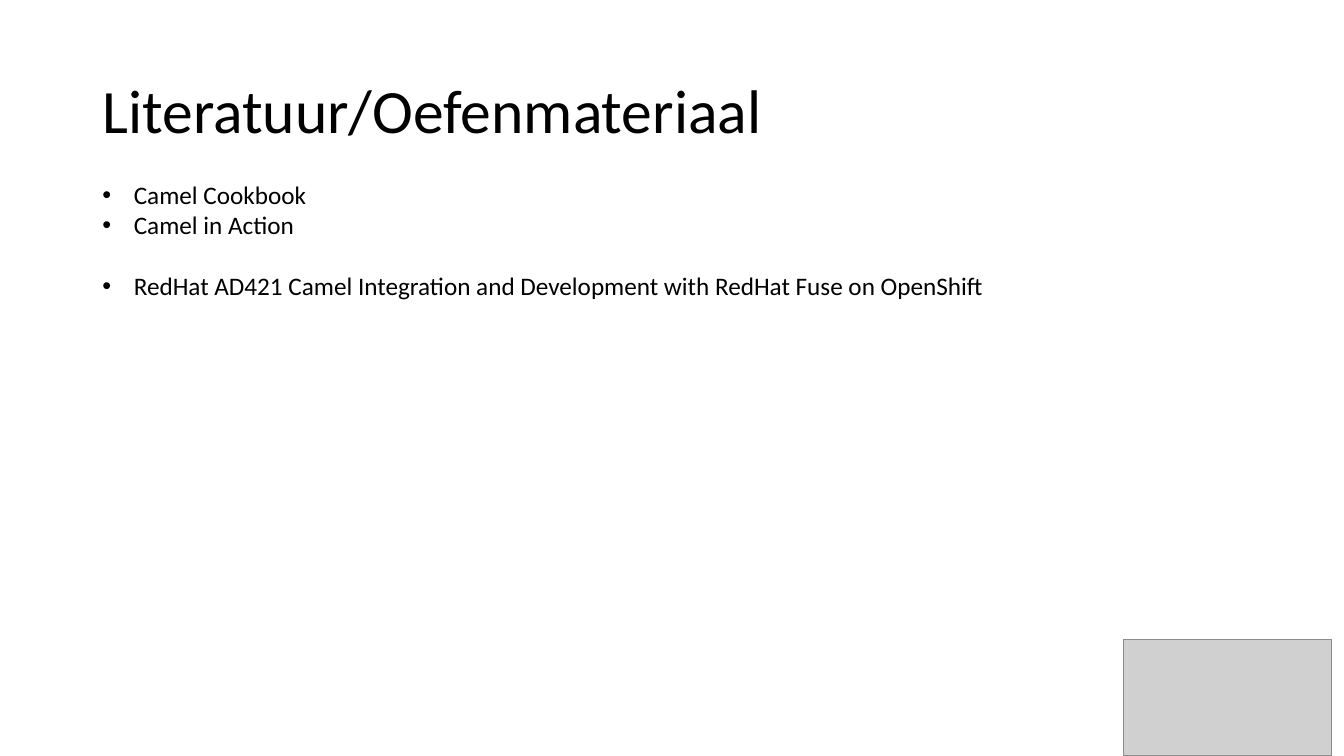
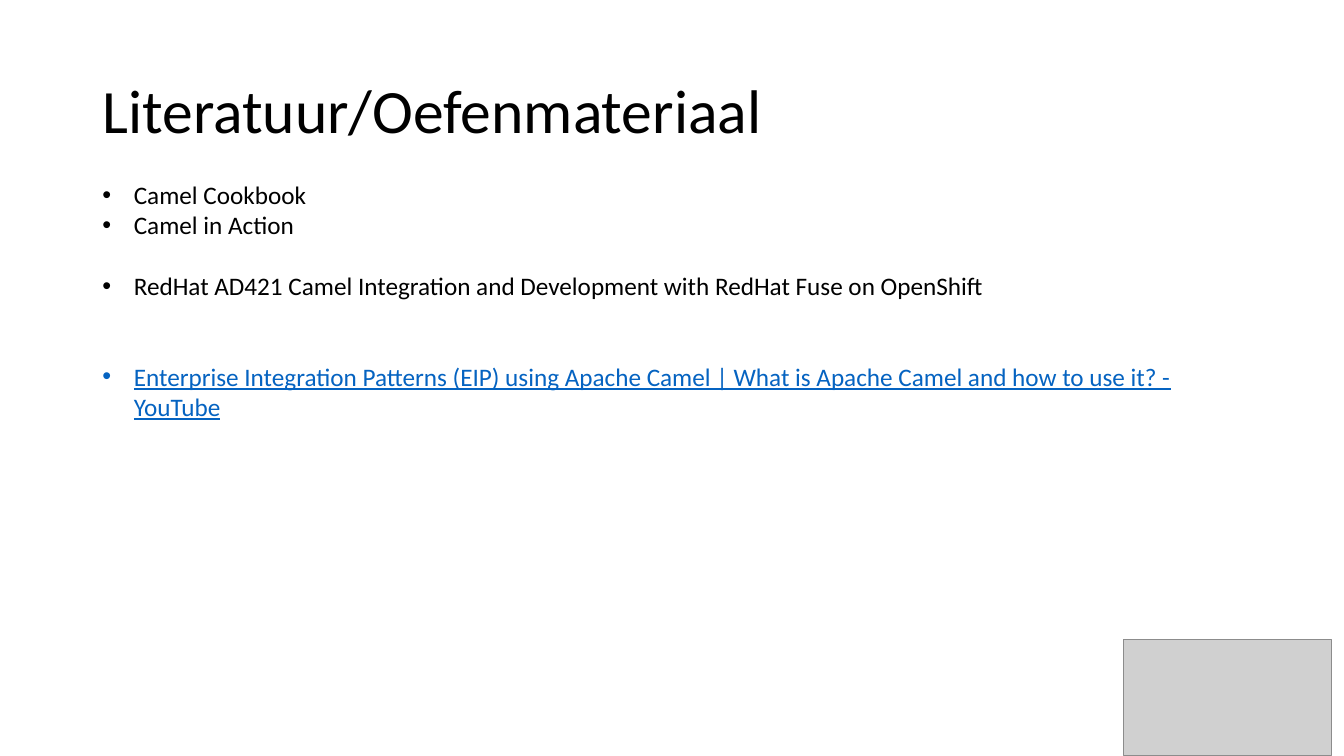
Before and after one commit to tomosjut/demo, a slide deck: slide 18 of camel-demo/src/docs/Presentatie1.pptx. Drawn at 1344x756 pixels with LibreOffice and Linux fonts; fonts in the diff are those of the drawing; grey boxes stand for pictures. Boxes give left, top, right and bottom in pixels: in the first picture for what was removed or moved away, otherwise in the second. Text is boxed around its words. In the diff, an @@ line names an element or a change of style, - is before the commit and + after.

```diff
--- a/camel-demo/src/docs/Presentatie1.pptx
+++ b/camel-demo/src/docs/Presentatie1.pptx
@@ text at (134,367,1157,420): paragraph added @@
+• Enterprise Integration Patterns (EIP) using Apache Camel | What is Apache Camel and how to use it? - YouTube
```
Also in this commit, not shown: 36 other files.
